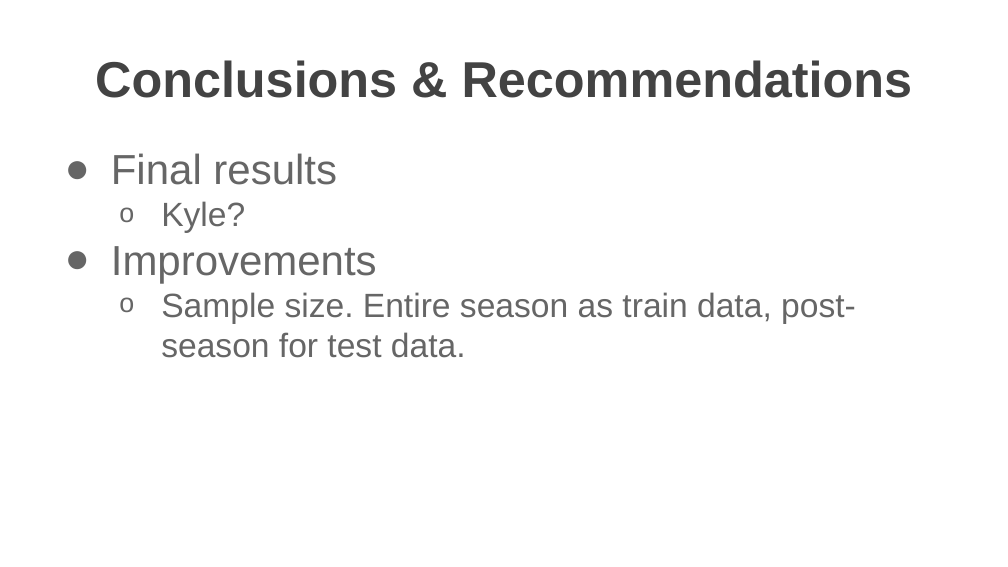
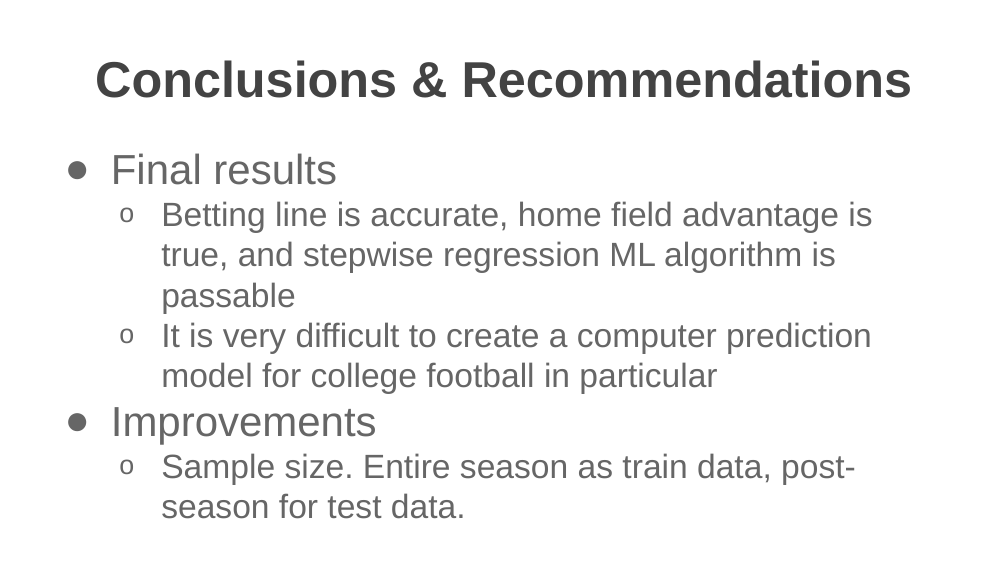
Before and after one commit to kylesparker93/CS3654, a slide deck: slide 15 of Final Project/CMDA Final Presentation.pptx. Drawn at 1008x567 pixels with LibreOffice and Linux fonts; fonts in the diff are those of the drawing; background and template pictures are left out. Boxes give left, top, right and bottom in pixels: in the first picture for what was removed or moved away, otherwise in the second. Text is boxed around its words. In the diff, an @@ line names an element or a change of style, - is before the commit and + after.

Commit message:
Updated powerpoint

```diff
--- a/Final Project/CMDA Final Presentation.pptx
+++ b/Final Project/CMDA Final Presentation.pptx
@@ text at [161, 201, 872, 394]: text changed @@
-  o Kyle?
+  o Betting line is accurate, home field advantage is true, and stepwise regression ML algorithm is passable
+  o It is very difficult to create a computer prediction model for college football in particular
```
Also in this commit, not shown: 3 other slides changed, 1 other file.
